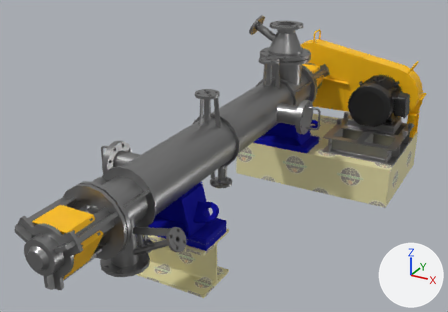
Before and after pictures for a commit that changed the glTF model models/model8.glb.
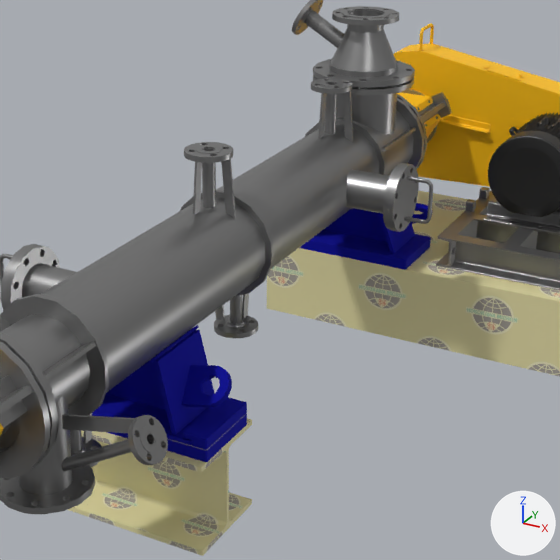
Each version appears first whole from a camera (50 mm lens) standing at (1.5, -2.94, 1.82) and looking at (0.05, -0.29, 0.49), and next in a close-up on the part from 23% to 86% of the width and 6% to 96% of the height. Arrows for +X, +Y and +Z are at lower right; the lights stay in place. The first two pictures are the older version.

Names of what the first close-up shows: '20AJIS10KRF', 'ベルトカバー', 'モータ(3.7kW_6P_三菱).001', 'モータ(3.7kW_6P_三菱).002', 'リフティングラグ2', '架台1', '架台2'.
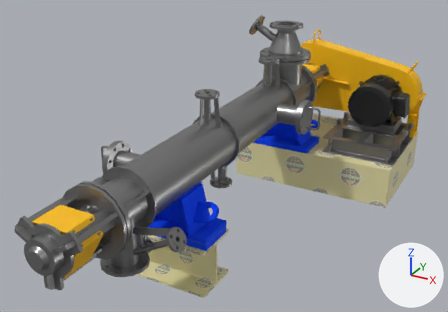
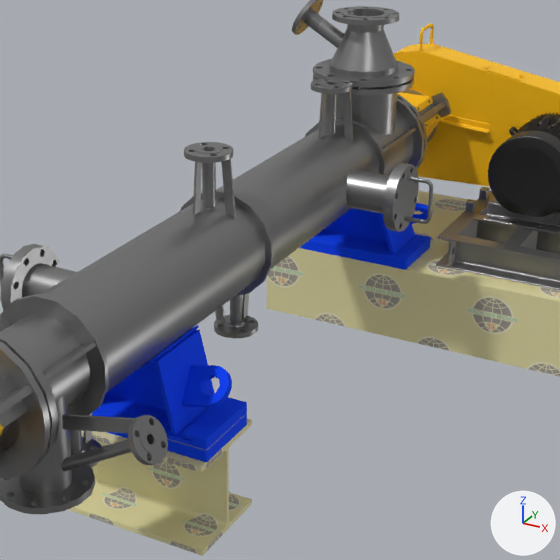
What differs and where, as boxes (x1, y1, x2, y2) in the close-ups (560 x 560 px):
'リフティングラグ2', recoloured (lighter)
    both: (92, 203, 431, 462)

Diff of the bpy script that builds the scene:
```diff
--- a/models/model8.glb.py
+++ b/models/model8.glb.py
@@ mat_blue_001 @@
 mat_blue_001 = principled_material('blue.001')
-mat_blue_001.base_color = (0.0, 0.000931, 0.409)  # blue #0003ab
+mat_blue_001.base_color = (0.0, 0.0782, 1.0)  # blue #004fff
 mat_blue_001.metallic = 0.568
```
